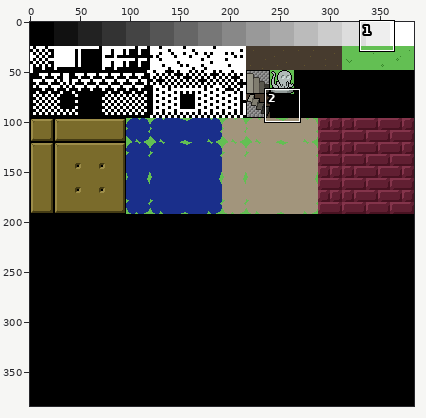
A sprite sheet gets an edit: src/data/image/bgtiles-24c.png. The first picture is a wide view before the edit; the outline marks the close-up.
Close-up. The starting point:
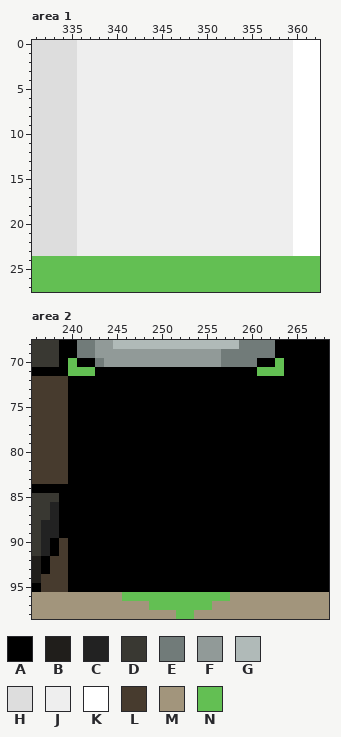
The file is 384x384 pixels. Colours within 5 levels of each other are drawn and written as one. Shown: area 1: x 331..362, y 0..27; area 2: x 236..268, y 68..98. The commit also changed other parts of the picture, which this record leaves out.
Palette (. is transparent): A #000000  B #201e1b  C #222222  D #393832  E #717b79  F #919a98  G #b0bab8  H #dddddd  J #eeeeee  K #ffffff  L #473b2e  M #a2957c  N #63bf53
Pixels before, area 1, first column x 331:
 0 HHHHHJJJJJJJJJJJJJJJJJJJJJJJJKKK
 1 HHHHHJJJJJJJJJJJJJJJJJJJJJJJJKKK
 2 HHHHHJJJJJJJJJJJJJJJJJJJJJJJJKKK
 3 HHHHHJJJJJJJJJJJJJJJJJJJJJJJJKKK
 4 HHHHHJJJJJJJJJJJJJJJJJJJJJJJJKKK
 5 HHHHHJJJJJJJJJJJJJJJJJJJJJJJJKKK
 6 HHHHHJJJJJJJJJJJJJJJJJJJJJJJJKKK
 7 HHHHHJJJJJJJJJJJJJJJJJJJJJJJJKKK
 8 HHHHHJJJJJJJJJJJJJJJJJJJJJJJJKKK
 9 HHHHHJJJJJJJJJJJJJJJJJJJJJJJJKKK
10 HHHHHJJJJJJJJJJJJJJJJJJJJJJJJKKK
11 HHHHHJJJJJJJJJJJJJJJJJJJJJJJJKKK
12 HHHHHJJJJJJJJJJJJJJJJJJJJJJJJKKK
13 HHHHHJJJJJJJJJJJJJJJJJJJJJJJJKKK
14 HHHHHJJJJJJJJJJJJJJJJJJJJJJJJKKK
15 HHHHHJJJJJJJJJJJJJJJJJJJJJJJJKKK
16 HHHHHJJJJJJJJJJJJJJJJJJJJJJJJKKK
17 HHHHHJJJJJJJJJJJJJJJJJJJJJJJJKKK
18 HHHHHJJJJJJJJJJJJJJJJJJJJJJJJKKK
19 HHHHHJJJJJJJJJJJJJJJJJJJJJJJJKKK
20 HHHHHJJJJJJJJJJJJJJJJJJJJJJJJKKK
21 HHHHHJJJJJJJJJJJJJJJJJJJJJJJJKKK
22 HHHHHJJJJJJJJJJJJJJJJJJJJJJJJKKK
23 HHHHHJJJJJJJJJJJJJJJJJJJJJJJJKKK
24 NNNNNNNNNNNNNNNNNNNNNNNNNNNNNNNN
25 NNNNNNNNNNNNNNNNNNNNNNNNNNNNNNNN
26 NNNNNNNNNNNNNNNNNNNNNNNNNNNNNNNN
27 NNNNNNNNNNNNNNNNNNNNNNNNNNNNNNNN
Pixels before, area 2, first column x 236:
68 DDDAAEEFFGGGGGGGGGGGGGGEEEEAAAAAA
69 DDDAAEEFFFFFFFFFFFFFFEEEEEEAAAAAA
70 DDDANAAEFFFFFFFFFFFFFEEEEAANAAAAA
71 AAAANNNAAAAAAAAAAAAAAAAAANNNAAAAA
72 LLLLAAAAAAAAAAAAAAAAAAAAAAAAAAAAA
73 LLLLAAAAAAAAAAAAAAAAAAAAAAAAAAAAA
74 LLLLAAAAAAAAAAAAAAAAAAAAAAAAAAAAA
75 LLLLAAAAAAAAAAAAAAAAAAAAAAAAAAAAA
76 LLLLAAAAAAAAAAAAAAAAAAAAAAAAAAAAA
77 LLLLAAAAAAAAAAAAAAAAAAAAAAAAAAAAA
78 LLLLAAAAAAAAAAAAAAAAAAAAAAAAAAAAA
79 LLLLAAAAAAAAAAAAAAAAAAAAAAAAAAAAA
80 LLLLAAAAAAAAAAAAAAAAAAAAAAAAAAAAA
81 LLLLAAAAAAAAAAAAAAAAAAAAAAAAAAAAA
82 LLLLAAAAAAAAAAAAAAAAAAAAAAAAAAAAA
83 LLLLAAAAAAAAAAAAAAAAAAAAAAAAAAAAA
84 AAAAAAAAAAAAAAAAAAAAAAAAAAAAAAAAA
85 DDDAAAAAAAAAAAAAAAAAAAAAAAAAAAAAA
86 DDCAAAAAAAAAAAAAAAAAAAAAAAAAAAAAA
87 DDCAAAAAAAAAAAAAAAAAAAAAAAAAAAAAA
88 DCCAAAAAAAAAAAAAAAAAAAAAAAAAAAAAA
89 DCCAAAAAAAAAAAAAAAAAAAAAAAAAAAAAA
90 DCALAAAAAAAAAAAAAAAAAAAAAAAAAAAAA
91 DCALAAAAAAAAAAAAAAAAAAAAAAAAAAAAA
92 BALLAAAAAAAAAAAAAAAAAAAAAAAAAAAAA
93 BALLAAAAAAAAAAAAAAAAAAAAAAAAAAAAA
94 BLLLAAAAAAAAAAAAAAAAAAAAAAAAAAAAA
95 ALLLAAAAAAAAAAAAAAAAAAAAAAAAAAAAA
96 MMMMMMMMMMNNNNNNNNNNNNMMMMMMMMMMM
97 MMMMMMMMMMMMMNNNNNNNMMMMMMMMMMMMM
98 MMMMMMMMMMMMMMMMNNMMMMMMMMMMMMMMM
The same view after the edit:
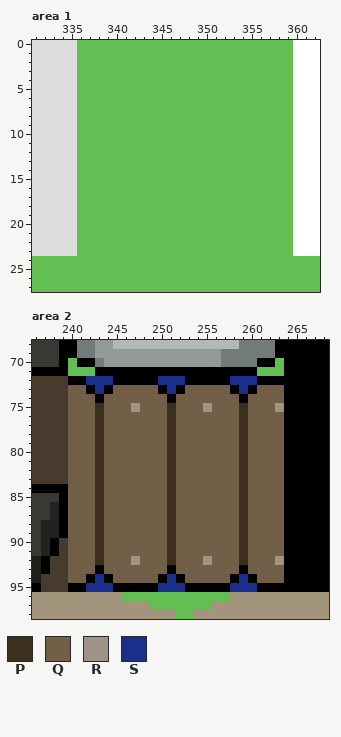
Colours new in this view: P #3c2f1e  Q #725f47  R #9f9486  S #1a2f8b
From old to new:
Changed rows in their new state; - is an unchanged pixel.
Area 1:
first column x 336:
 0 NNNNNNNNNNNNNNNNNNNNNNNN
 1 NNNNNNNNNNNNNNNNNNNNNNNN
 2 NNNNNNNNNNNNNNNNNNNNNNNN
 3 NNNNNNNNNNNNNNNNNNNNNNNN
 4 NNNNNNNNNNNNNNNNNNNNNNNN
 5 NNNNNNNNNNNNNNNNNNNNNNNN
 6 NNNNNNNNNNNNNNNNNNNNNNNN
 7 NNNNNNNNNNNNNNNNNNNNNNNN
 8 NNNNNNNNNNNNNNNNNNNNNNNN
 9 NNNNNNNNNNNNNNNNNNNNNNNN
10 NNNNNNNNNNNNNNNNNNNNNNNN
11 NNNNNNNNNNNNNNNNNNNNNNNN
12 NNNNNNNNNNNNNNNNNNNNNNNN
13 NNNNNNNNNNNNNNNNNNNNNNNN
14 NNNNNNNNNNNNNNNNNNNNNNNN
15 NNNNNNNNNNNNNNNNNNNNNNNN
16 NNNNNNNNNNNNNNNNNNNNNNNN
17 NNNNNNNNNNNNNNNNNNNNNNNN
18 NNNNNNNNNNNNNNNNNNNNNNNN
19 NNNNNNNNNNNNNNNNNNNNNNNN
20 NNNNNNNNNNNNNNNNNNNNNNNN
21 NNNNNNNNNNNNNNNNNNNNNNNN
22 NNNNNNNNNNNNNNNNNNNNNNNN
23 NNNNNNNNNNNNNNNNNNNNNNNN
Area 2:
first column x 240:
72 --SSS-----SSS-----SSS---
73 QQ-S-QQQQQ-S-QQQQQ-S-QQQ
74 QQQ-QQQQQQQ-QQQQQQQ-QQQQ
75 QQQPQQQRQQQPQQQRQQQPQQQR
76 QQQPQQQQQQQPQQQQQQQPQQQQ
77 QQQPQQQQQQQPQQQQQQQPQQQQ
78 QQQPQQQQQQQPQQQQQQQPQQQQ
79 QQQPQQQQQQQPQQQQQQQPQQQQ
80 QQQPQQQQQQQPQQQQQQQPQQQQ
81 QQQPQQQQQQQPQQQQQQQPQQQQ
82 QQQPQQQQQQQPQQQQQQQPQQQQ
83 QQQPQQQQQQQPQQQQQQQPQQQQ
84 QQQPQQQQQQQPQQQQQQQPQQQQ
85 QQQPQQQQQQQPQQQQQQQPQQQQ
86 QQQPQQQQQQQPQQQQQQQPQQQQ
87 QQQPQQQQQQQPQQQQQQQPQQQQ
88 QQQPQQQQQQQPQQQQQQQPQQQQ
89 QQQPQQQQQQQPQQQQQQQPQQQQ
90 QQQPQQQQQQQPQQQQQQQPQQQQ
91 QQQPQQQQQQQPQQQQQQQPQQQQ
92 QQQPQQQRQQQPQQQRQQQPQQQR
93 QQQ-QQQQQQQ-QQQQQQQ-QQQQ
94 QQ-S-QQQQQ-S-QQQQQ-S-QQQ
95 --SSS-----SSS-----SSS---
Pixel boxes of the changes (left, top, right, bottom) in both close-ups:
changed: (77, 40, 293, 256)
changed: (68, 376, 284, 592)
